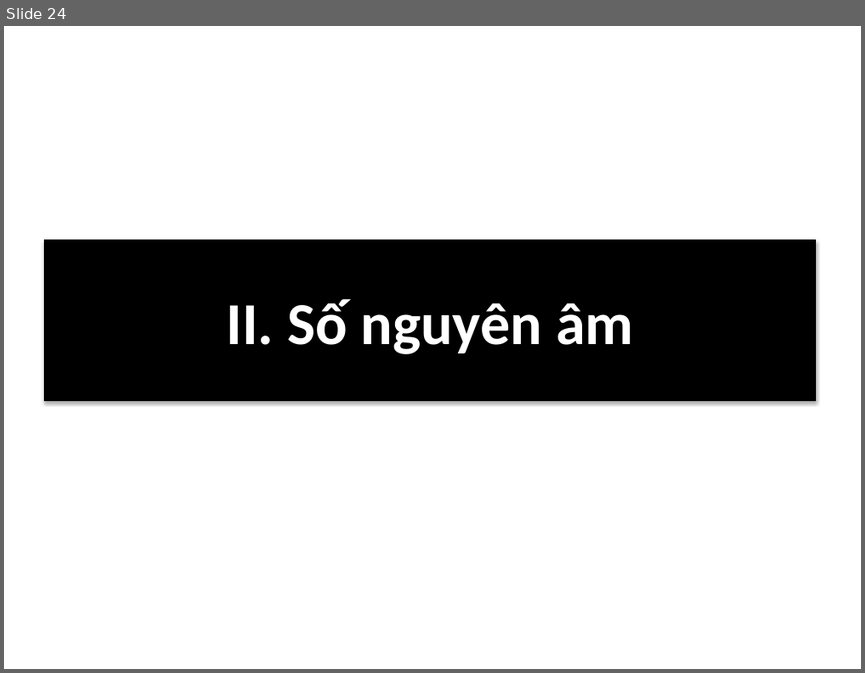
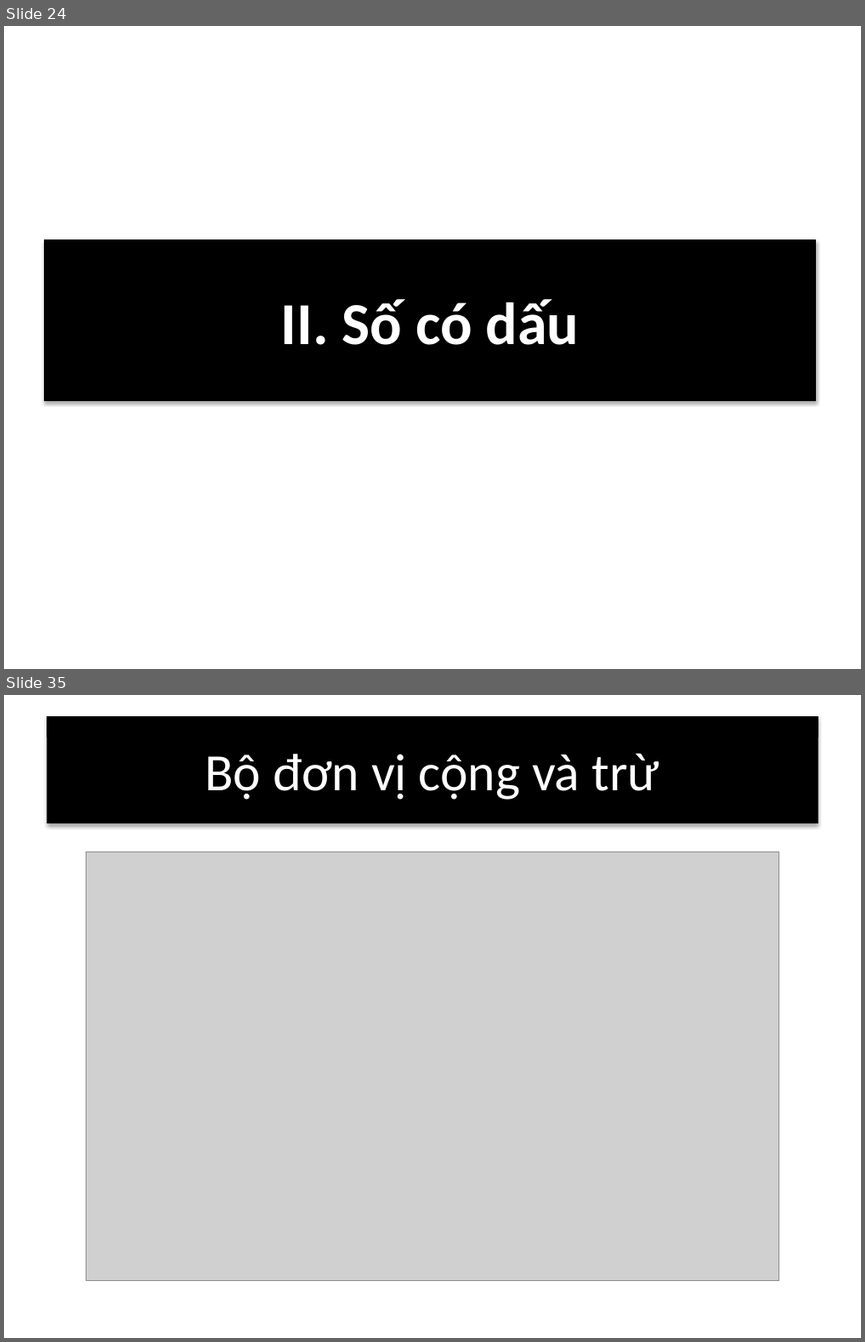
Before and after one commit to nguyentoanthang/FPGA, a slide deck: Báo-Cáo.pptx. Shown one above the other, each under a label of ours: slide 24 before the commit, slides 24 and 35 after it; the slides between them are not shown. The pictures are 865x673 and 865x1342 pixels, drawn with LibreOffice and Linux fonts; fonts in the diff are those of the drawing; grey boxes stand for pictures. Boxes give left, top, right and bottom in pixels: in the first picture for what was removed or moved away, otherwise in the second. Text is boxed around its words. In the diff, an @@ line names an element or a change of style, - is before the commit and + after.

```diff
--- a/Báo-Cáo.pptx
+++ b/Báo-Cáo.pptx
@@ slide 35 added at (4,695,861,1338), background #FFFFFF @@
@@ title added at (46,716,818,823), fill #000000, 44 pt, text #FFFFFF @@
+Bộ đơn vị cộng và trừ
@@ picture added at (86,851,778,1280) @@
@@ slide 24 changed as well @@
@@ text in rectangle at (281,299,579,345): text changed @@
-II. Số nguyên âm
+II. Số có dấu
```
Also in this commit, not shown: 13 other slides added, 2 slides removed, 2 other files.
